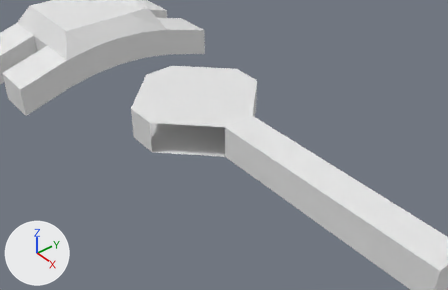
The Blender file TetraCopter01.blend, before and after one commit.
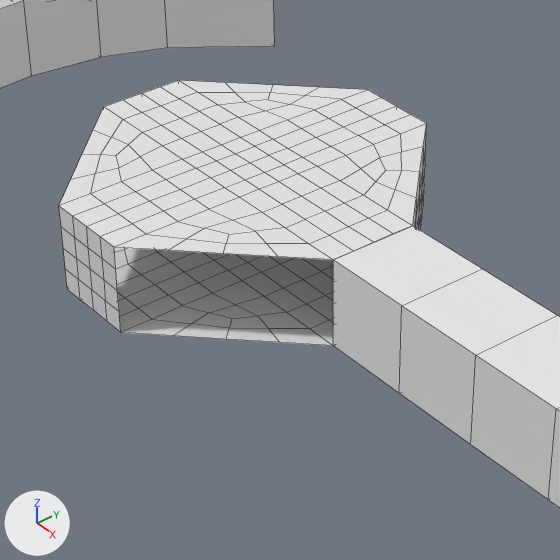
Each version is shown from a 50 mm lens placed at (26.6, -19.26, 20.56), pointed at (3.91, -1.0, 0.77), then close up on the part from 25% to 68% of the width and 13% to 79% of the height. The axes (+X, +Y, +Z) are drawn at lower left. The lights are the same throughout. The close-ups show mesh edges as thin lines.

The scene before the commit, as lines of its bpy script (objects in view):
```python
me_cube = bpy.data.meshes.new('Cube')
me_cube.from_pydata(...)  # 32 vertices, 30 faces; spans x -7.0..7.0, y -1.0..1.0, z -1.0..1.0
me_cube.materials.append(mat_material)  # white #e7e7e7
me_cube_001 = bpy.data.meshes.new('Cube.001')
me_cube_001.from_pydata(...)  # 24 vertices, 24 faces; spans x -4.01..4.0, y -4.0..4.01, z -1.0..1.0
# before: 9 (4.0, -1.0, -1.0), 11 (4.0, -1.0, 1.0), 17 (1.0, -4.0, -1.0), 19 (1.0, -4.0, 1.0)
me_cube_004 = bpy.data.meshes.new('Cube.004')
me_cube_004.from_pydata(...)  # 47 vertices, 40 faces; spans x -1.0..0.0, y -1.86..1.86, z -2.0..2.5
ob_cube = bpy.data.objects.new('Cube', me_cube)
ob_cube.location = (11.0, 0.0, 1.0)
ob_cube_001 = bpy.data.objects.new('Cube.001', me_cube_001)
ob_cube_001.location = (0.0, 0.0, 1.0)
_m = ob_cube_001.modifiers.new('Subsurf', 'SUBSURF')
_m.subdivision_type = 'SIMPLE'
_m.levels = 2
ob_cube_002 = bpy.data.objects.new('Cube.002', me_cube_004)
ob_cube_002.location = (-13.0, 0.0, 1.0)
ob_cube_002.scale = (4.01, 4.01, 1.0)
_m = ob_cube_002.modifiers.new('Mirror', 'MIRROR')
```
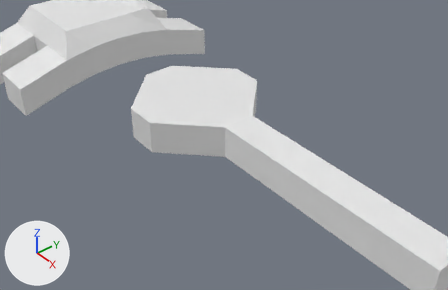
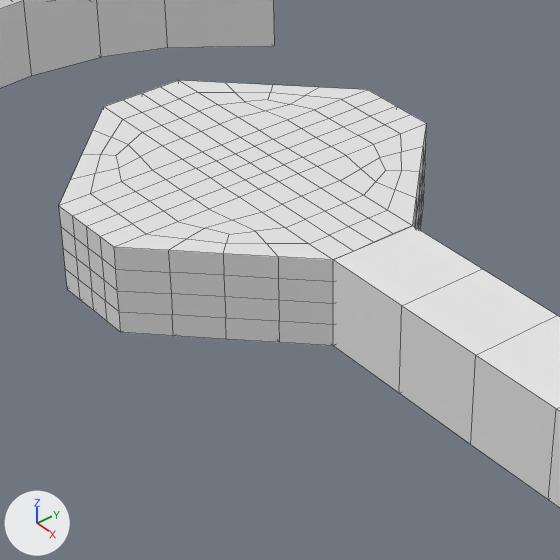
Location of each change, [x1, y1, x2, y2] in pixels of the close-ups (560 x 560 px):
part 1 of me_cube_001, added
    after: [114, 247, 333, 346]

What changed in the scene script:
```text
Change me_cube_001:
    where me_cube_001.from_pydata(...)  # 24 vertices, 24 faces; spans x -4.01..4.0, y -4.0..4.01, z -1.0..1.0
    used by ob_cube_001; location = (0.0, 0.0, 1.0)
    verts and faces of me_cube_001; kept vertices keep their numbers, new ones are numbered from 24
    me_cube_001 part 1
    add faces += [(9, 11, 19, 17)]
```
